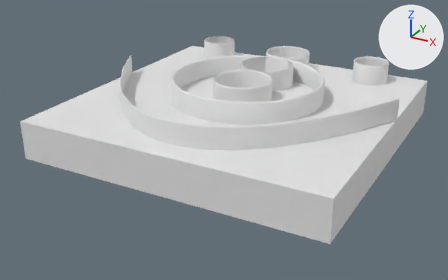
The Blender file blender/Goal_Pad_Base.blend as it was, and as the next commit left it.
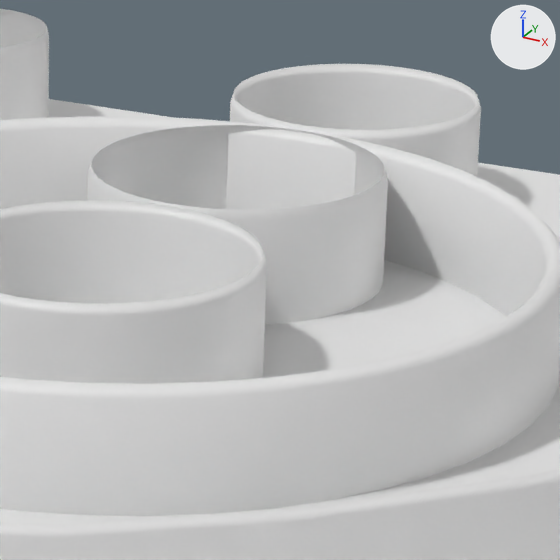
Each version appears first whole from a camera (50 mm lens) standing at (3.56, -7.27, 3.08) and looking at (-0.12, -0.58, -0.26), and next in a close-up on the part from 50% to 72% of the width and 12% to 47% of the height. Arrows for +X, +Y and +Z are at upper right; the lights stay in place.

In view in the first close-up: 'Bdry20pt', 'Bdry30pt', 'Bdry40pt', 'BezierCircle.001', 'BezierCircle.002', 'PadBase'.
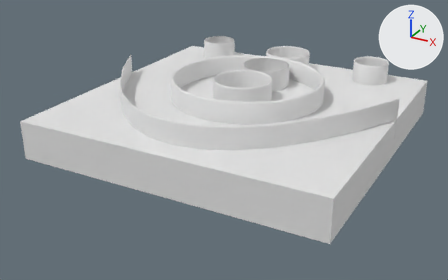
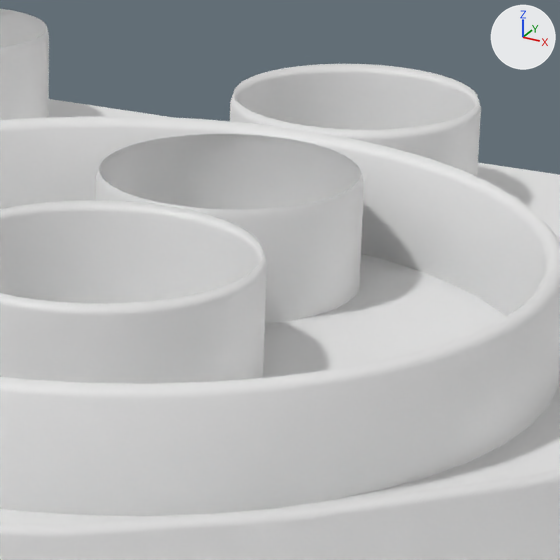
What differs and where, as boxes [x1, y1, x2, y2] in the close-ups (560 x 560 px):
'Bdry40pt', moved, rescaled (11% narrower): before [88, 125, 388, 324]; after [96, 134, 364, 324]

What the commit changed:
Object 'Bdry40pt' (ob_bdry40pt) moves from (0.0, 0.477, 0.26) to (0.0, 0.432, 0.26).
Object 'Bdry40pt' (ob_bdry40pt) is rescaled from (0.36, 0.36, 1.0) to (0.32, 0.32, 1.0).
